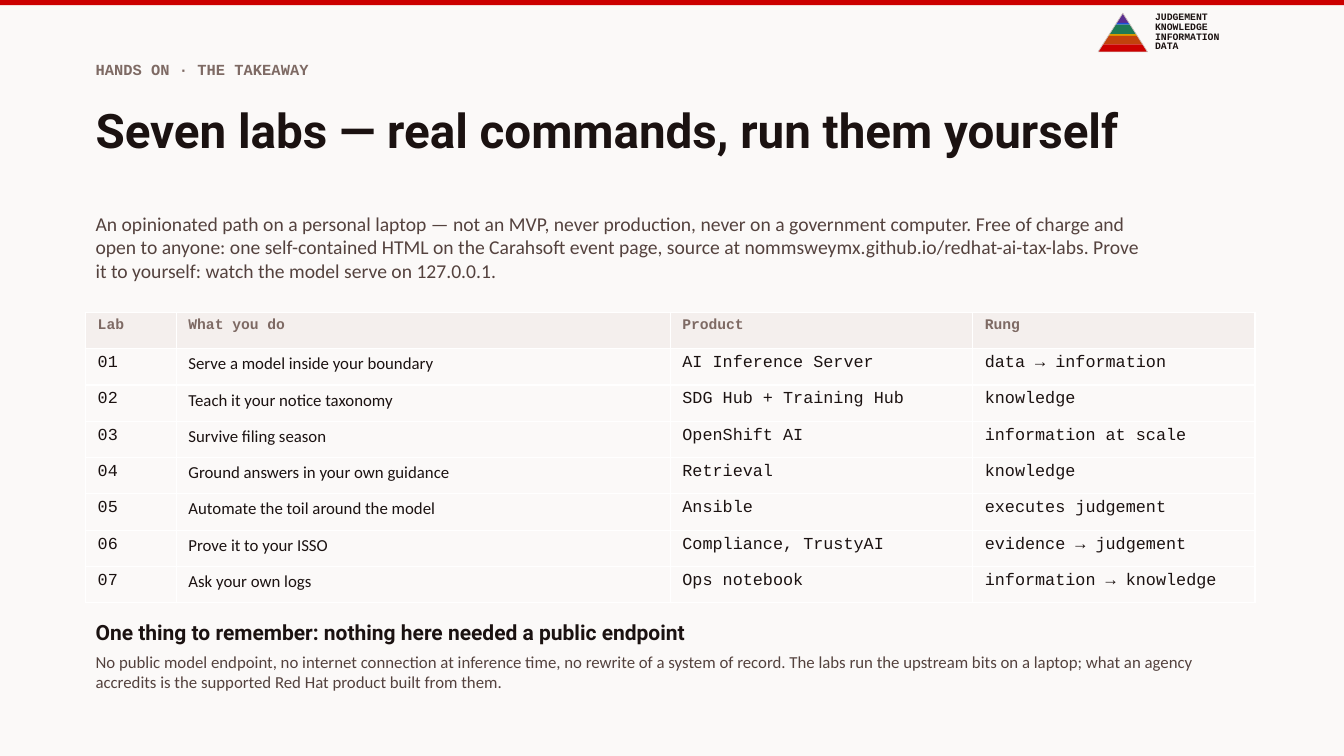
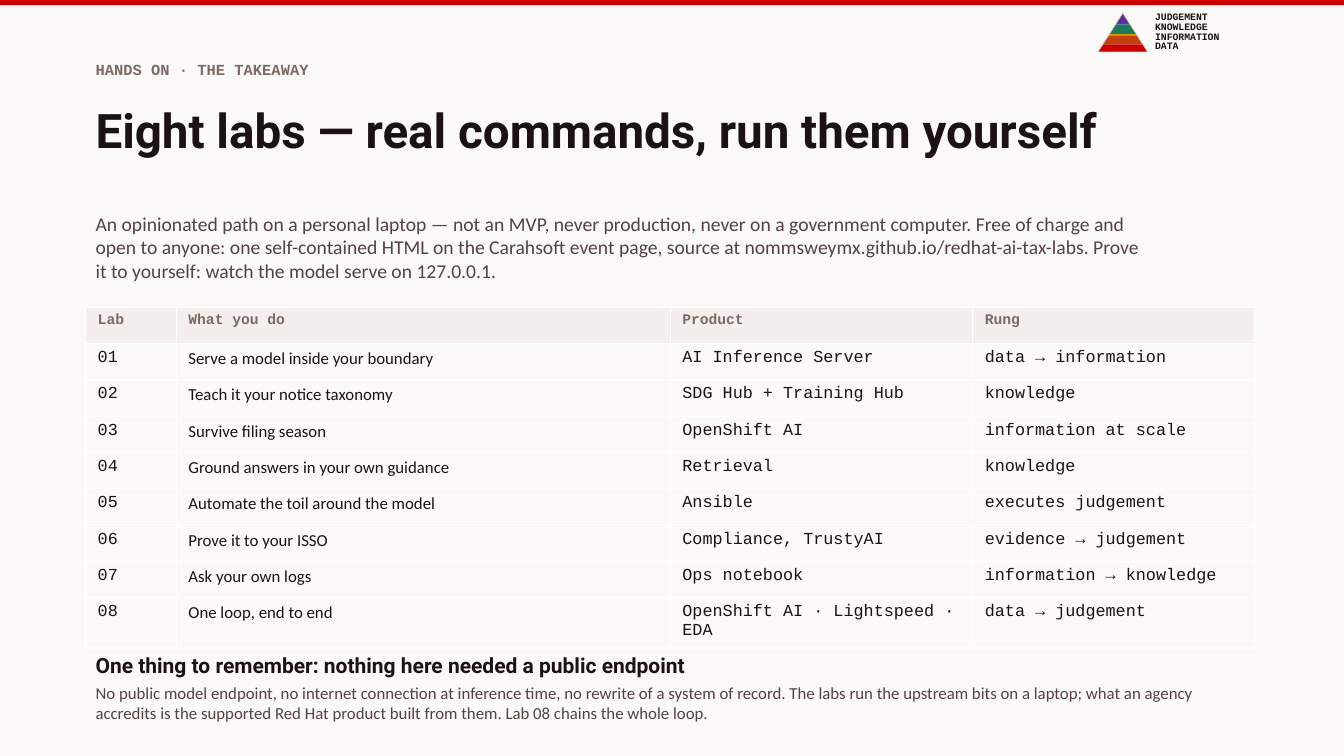
Before and after one commit to nommsweyMX/redhat-ai-tax-labs, a slide deck: slide 9 of slides/exports/redhat-ai-tax-administration.pptx. Drawn at 1344x756 pixels with LibreOffice and Linux fonts; fonts in the diff are those of the drawing. Boxes give left, top, right and bottom in pixels: in the first picture for what was removed or moved away, otherwise in the second. Text is boxed around its words. In the diff, an @@ line names an element or a change of style, - is before the commit and + after.

```diff
--- a/slides/exports/redhat-ai-tax-administration.pptx
+++ b/slides/exports/redhat-ai-tax-administration.pptx
@@ text at bbox=[96, 112, 1097, 158]: text changed @@
-Seven labs — real commands, run them yourself
+Eight labs — real commands, run them yourself
@@ table at bbox=[86, 308, 1255, 639] @@
+row 9: 08 | One loop, end to end | OpenShift AI · Lightspeed · EDA | data → judgement
@@ table: place and size @@
-table at bbox=[86, 313, 1255, 603]
+table at bbox=[86, 308, 1255, 639]
@@ text "One thing to remember: nothing ...": place and size @@
-text "One thing to remember: nothing ..." at bbox=[96, 624, 1193, 691]
+text "One thing to remember: nothing ..." at bbox=[96, 657, 1193, 722]
@@ text at bbox=[96, 657, 685, 678]: less space between paragraphs @@
@@ text at bbox=[96, 687, 1193, 722]: text changed @@
-No public model endpoint, no internet connection at inference time, no rewrite of a system of record. The labs run the upstream bits on a laptop; what an agency accredits is the supported Red Hat product built from them.
+No public model endpoint, no internet connection at inference time, no rewrite of a system of record. The labs run the upstream bits on a laptop; what an agency accredits is the supported Red Hat product built from them. Lab 08 chains the whole loop.
```
Also in this commit, not shown: 2 other slides changed, 1 slide added, 17 other files.
